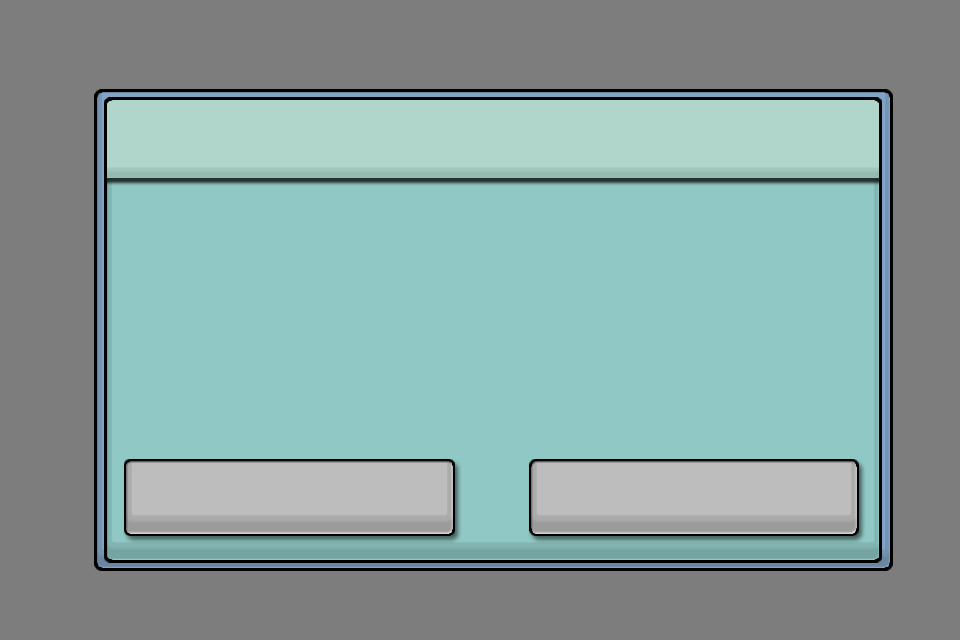
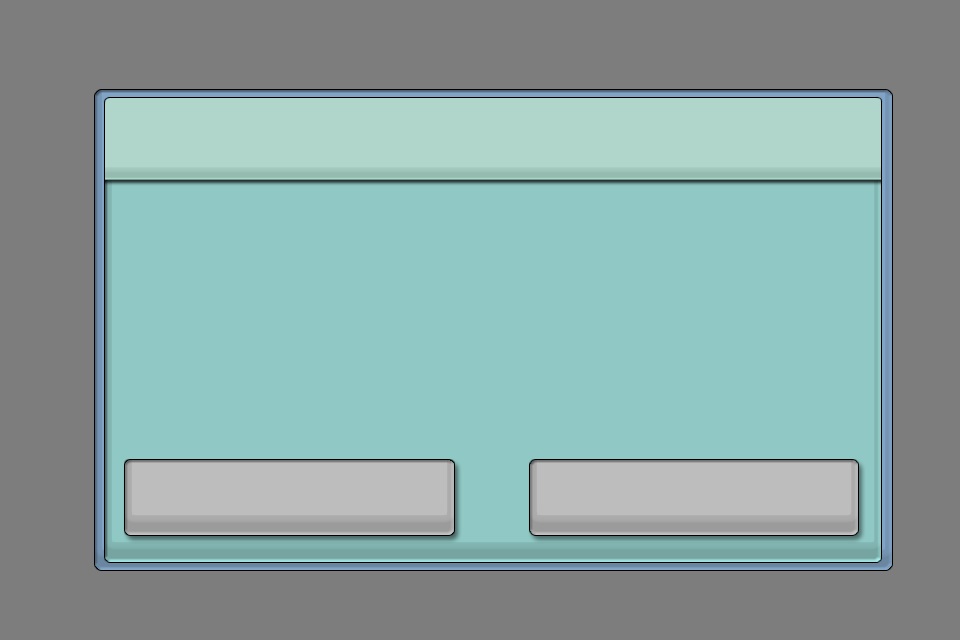
Before/after of a w=960, h=640 layered artwork. What changed in the layer stack:
painted on "Decline" over box(125, 460, 454, 535)
painted on "Accept" over box(530, 460, 858, 535)
painted on "Panel" over box(95, 90, 892, 570)
